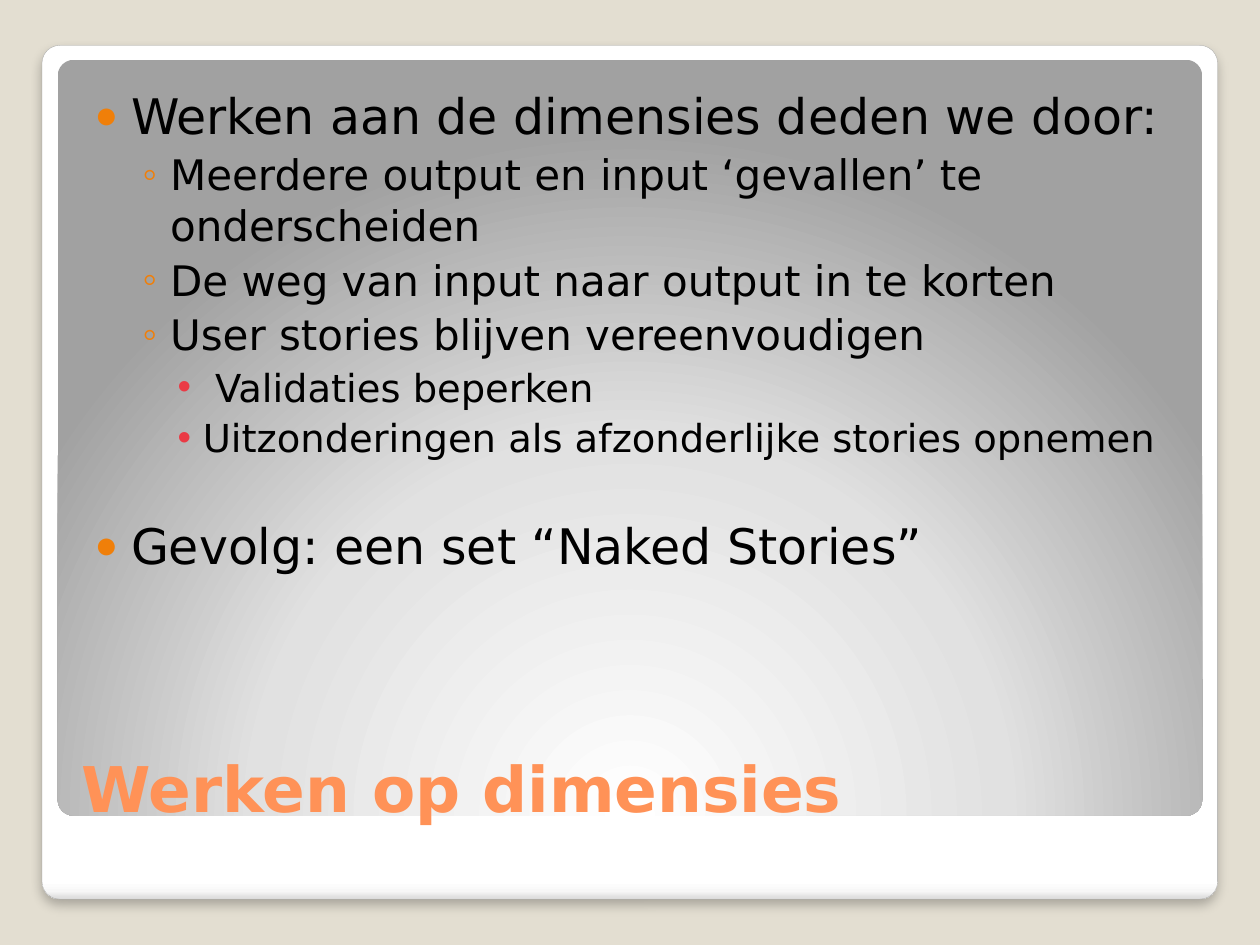
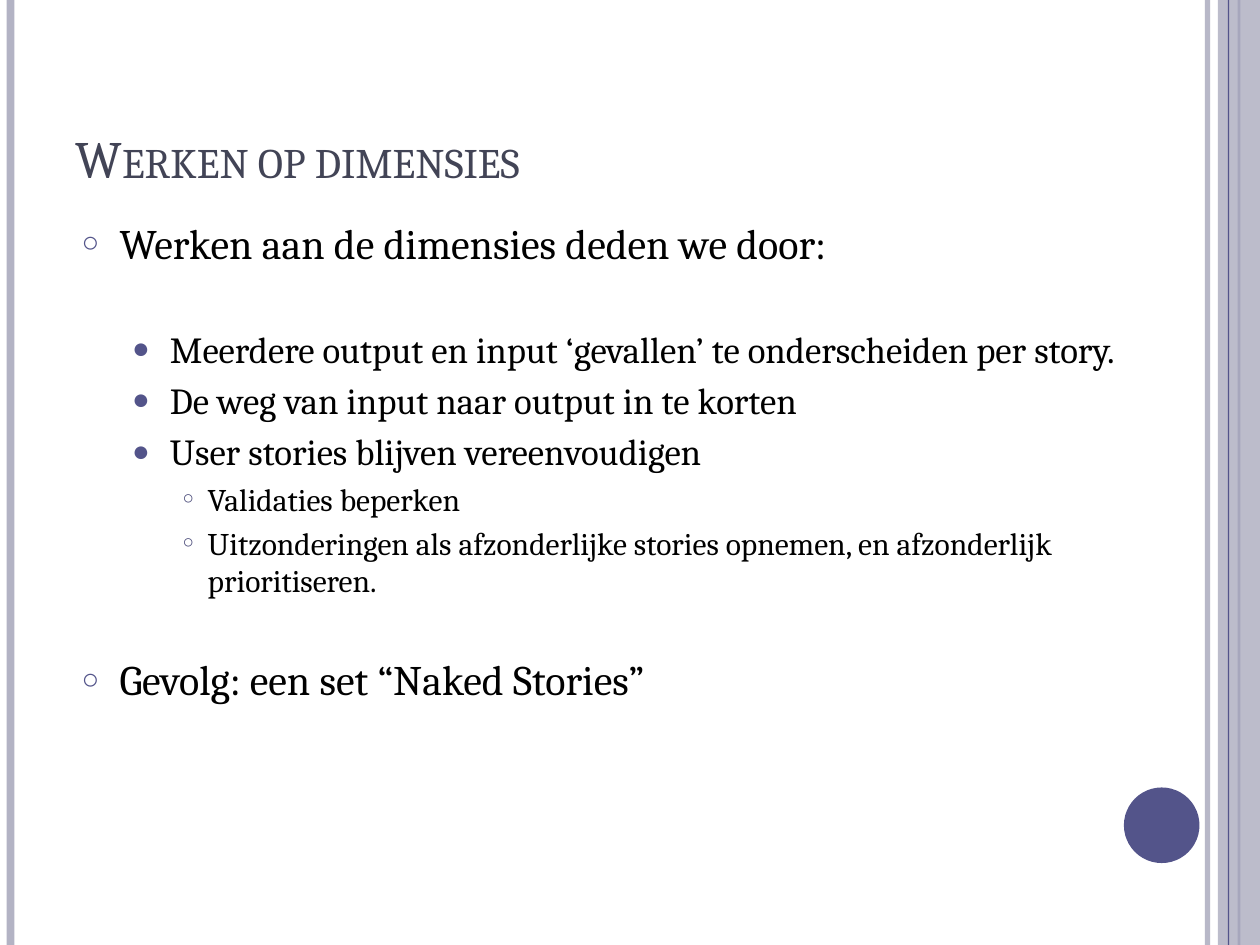
Before and after one commit to michelgrootjans/dkvlessonslearned, a slide deck: slide 27 of slides/Management Session/Lessons Learned.pptx (slide 18 before the commit). Drawn at 1260x945 pixels with LibreOffice and Linux fonts; fonts in the diff are those of the drawing. Boxes give left, top, right and bottom in pixels: in the first picture for what was removed or moved away, otherwise in the second. Text is boxed around its words. In the diff, an @@ line names an element or a change of style, - is before the commit and + after.

```diff
--- a/slides/Management Session/Lessons Learned.pptx
+++ b/slides/Management Session/Lessons Learned.pptx
@@ background #E3DED1 to #FFFFFF @@
@@ line added from (10, 0) to (10, 945), #B3B4C4 4.5 pt @@
@@ line added from (1207, 0) to (1207, 945), #B3B4C4 3 pt @@
@@ rectangle added at bbox=[1218, 0, 1260, 945], fill #B3B4C4 at 87% opacity @@
@@ line added from (1228, 0) to (1228, 945), #53548A 0.75 pt @@
@@ line added from (1239, 0) to (1239, 945), #53548A 1.5 pt @@
@@ rounded rectangle removed at bbox=[42, 45, 1217, 900] @@
@@ rounded rectangle removed at bbox=[58, 59, 1202, 815] @@
@@ title "Werken op dimensies": place and size @@
-title "Werken op dimensies" at bbox=[82, 761, 842, 825]
+title "Werken op dimensies" at bbox=[258, 149, 520, 179]
@@ title "Werken op dimensies" at bbox=[258, 149, 520, 179]: size 36 to 30 pt, font DejaVu Sans to Cambria, text colour #FF9258 to #424456, bold off, small capitals on @@
@@ text "Werken aan de dimensies deden ...": place and size @@
-text "Werken aan de dimensies deden ..." at bbox=[131, 96, 1159, 574]
+text "Werken aan de dimensies deden ..." at bbox=[120, 229, 1114, 705]
@@ text at bbox=[120, 229, 826, 705]: size 28 to 24 pt in "Werken aan de dimensies deden we door:", "Gevolg: een set “Naked Stories”"; font DejaVu Sans to Cambria in "Werken aan de dimensies deden we door:", "De weg van input naar output in ...", "User stories blijven vereenvoudigen", "Validaties beperken" and 1 more places; size 24 to 21 pt in "De weg van input naar output in ...", "User stories blijven vereenvoudigen"; size 22 to 18 pt in "Validaties beperken"; bullet ● to ○; more space between paragraphs; bullet colour #F07F09 to #53548A; bullet ◦ to ●; bullet • to ○; bullet colour #EB3A44 to #494A7A @@
@@ text at bbox=[170, 337, 1114, 371]: text changed; size 24 to 21 pt; font DejaVu Sans to Cambria @@
-  ◦ Meerdere output en input ‘gevallen’ te onderscheiden
+  ● Meerdere output en input ‘gevallen’ te onderscheiden per story.
@@ text at bbox=[208, 532, 1052, 599]: text changed; size 22 to 18 pt; font DejaVu Sans to Cambria @@
-    • Uitzonderingen als afzonderlijke stories opnemen
+    ○ Uitzonderingen als afzonderlijke stories opnemen, en afzonderlijk prioritiseren.
@@ ellipse added at bbox=[1124, 788, 1200, 863], fill #53548A @@
```
Also in this commit, not shown: 32 other slides changed, 18 slides added, 4 slides removed.
